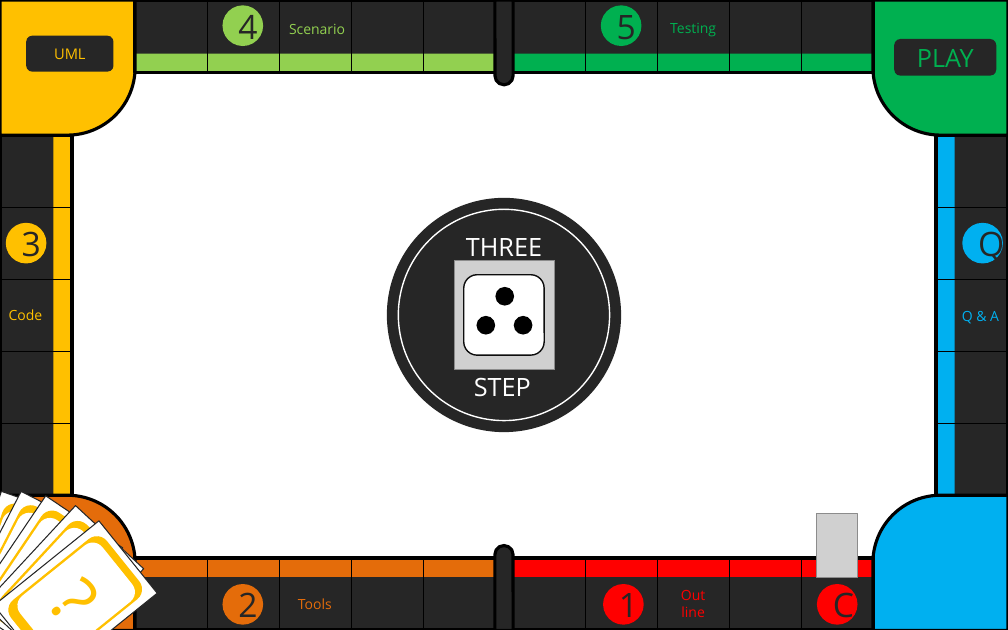
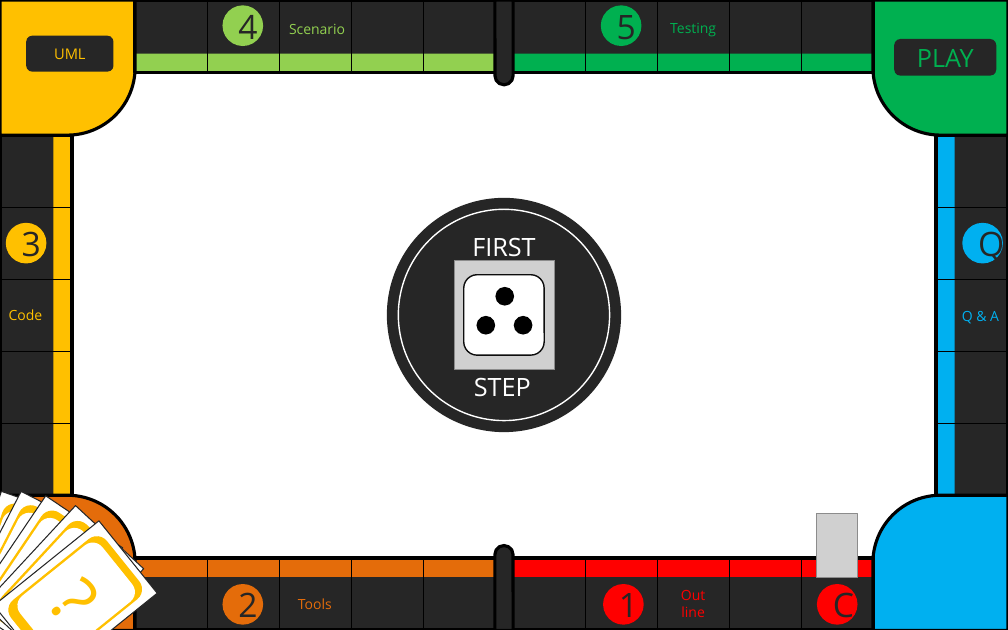
Before and after one commit to jopemachine-playground/Marble-of-University, a slide deck: slide 4 of Term_Project/텀프로젝트 최종 발표.pptx. Drawn at 1008x630 pixels with LibreOffice and Linux fonts; fonts in the diff are those of the drawing; grey boxes stand for pictures. Boxes give left, top, right and bottom in pixels: in the first picture for what was removed or moved away, otherwise in the second. Text is boxed around its words. In the diff, an @@ line names an element or a change of style, - is before the commit and + after.

```diff
--- a/Term_Project/텀프로젝트 최종 발표.pptx
+++ b/Term_Project/텀프로젝트 최종 발표.pptx
@@ text at (x1=472, y1=237, x2=535, y2=263): text changed @@
-THREE
+FIRST
```
Also in this commit, not shown: 11 other slides changed, 4 slides added.
